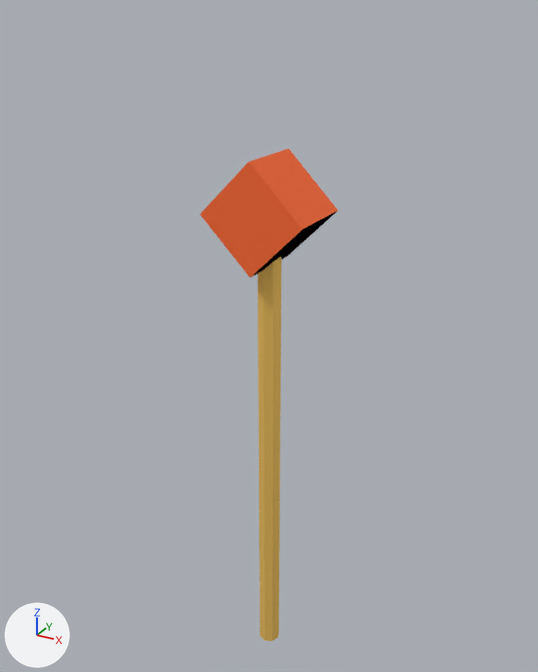
The glTF model public/assets/weapons/heroes/lina.glb as it was, and as the next commit left it.
Camera for both pictures: a 50 mm camera at (0.966, -1.761, 1.461) aimed at (-0.03, 0.052, 0.554). Arrows for +X, +Y and +Z are at lower left; the lights stay in place. The picture after the commit comes second.

Objects in the first picture: 'lina-head-gem', 'lina-shaft'.
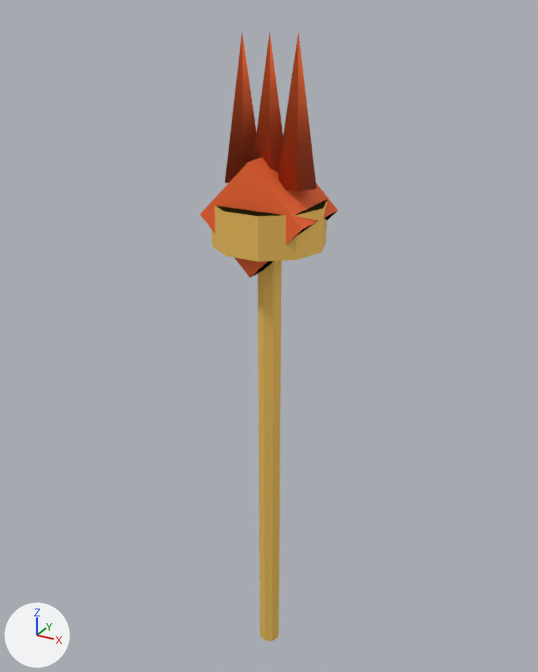
Where the change shows, as pixel boxes (x1, y1, x2, y2) in the pictures (538 x 672 px):
'lina-bowl', added
    after: (212, 199, 327, 262)
'lina-flame0.08', added (orange)
    after: (278, 32, 317, 191)
'lina-flame-0.08', added (orange)
    after: (225, 33, 257, 183)
'lina-flame0', added (orange)
    after: (253, 33, 283, 173)

What changed in the scene script:
```text
Add me_lina_flame_staff_flame_0_08:
    me_lina_flame_staff_flame_0_08.from_pydata([(-0.02, 0.0, 1.03), (-0.08, 0.0, 1.41), (-0.05, -0.052, 1.03), (-0.08, 0.0, 1.03), (-0.11, -0.052, 1.03), (-0.14, 0.0, 1.03), (-0.11, 0.052, 1.03), (-0.05, 0.052, 1.03), (-0.02, 0.0, 1.03)], [], [(0, 1, 2), (3, 2, 0), (2, 1, 4), (3, 4, 2), (4, 1, 5), (3, 5, 4), (5, 1, 6), (3, 6, 5), (6, 1, 7), (3, 7, 6), (7, 1, 8), (3, 8, 7)])
    me_lina_flame_staff_flame_0_08.materials.append(mat_primary)  # orange #ff6b30
Add me_lina_flame_staff_flame0_08:
    me_lina_flame_staff_flame0_08.from_pydata([(0.14, 0.0, 1.03), (0.08, 0.0, 1.41), (0.11, -0.052, 1.03), (0.08, 0.0, 1.03), (0.05, -0.052, 1.03), (0.02, 0.0, 1.03), (0.05, 0.052, 1.03), (0.11, 0.052, 1.03), (0.14, 0.0, 1.03)], [], [(0, 1, 2), (3, 2, 0), (2, 1, 4), (3, 4, 2), (4, 1, 5), (3, 5, 4), (5, 1, 6), (3, 6, 5), (6, 1, 7), (3, 7, 6), (7, 1, 8), (3, 8, 7)])
    me_lina_flame_staff_flame0_08.materials.append(mat_primary)  # orange #ff6b30
Add me_lina_flame_staff_flame0:
    me_lina_flame_staff_flame0.from_pydata([(0.06, 0.0, 1.03), (0.0, 0.0, 1.41), (0.03, -0.052, 1.03), (0.0, 0.0, 1.03), (-0.03, -0.052, 1.03), (-0.06, 0.0, 1.03), (-0.03, 0.052, 1.03), (0.03, 0.052, 1.03), (0.06, 0.0, 1.03)], [], [(0, 1, 2), (3, 2, 0), (2, 1, 4), (3, 4, 2), (4, 1, 5), (3, 5, 4), (5, 1, 6), (3, 6, 5), (6, 1, 7), (3, 7, 6), (7, 1, 8), (3, 8, 7)])
    me_lina_flame_staff_flame0.materials.append(mat_primary)  # orange #ff6b30
Add me_lina_flame_staff_bowl:
    me_lina_flame_staff_bowl.from_pydata(...)  # 24 vertices, 40 faces; spans x -0.16..0.16, y -0.152..0.152, z 0.86..0.98
    me_lina_flame_staff_bowl.materials.append(mat_secondary)  # yellow #ffd36b
Add ob_lina_flame_0_08:
    ob_lina_flame_0_08 = bpy.data.objects.new('lina-flame-0.08', me_lina_flame_staff_flame_0_08)
    ob_lina_flame_0_08.location = (0.0, 0.0, 0.0)
Add ob_lina_flame0_08:
    ob_lina_flame0_08 = bpy.data.objects.new('lina-flame0.08', me_lina_flame_staff_flame0_08)
    ob_lina_flame0_08.location = (0.0, 0.0, 0.0)
Add ob_lina_flame0:
    ob_lina_flame0 = bpy.data.objects.new('lina-flame0', me_lina_flame_staff_flame0)
    ob_lina_flame0.location = (0.0, 0.0, 0.0)
Add ob_lina_bowl:
    ob_lina_bowl = bpy.data.objects.new('lina-bowl', me_lina_flame_staff_bowl)
    ob_lina_bowl.location = (0.0, 0.0, 0.0)
```
